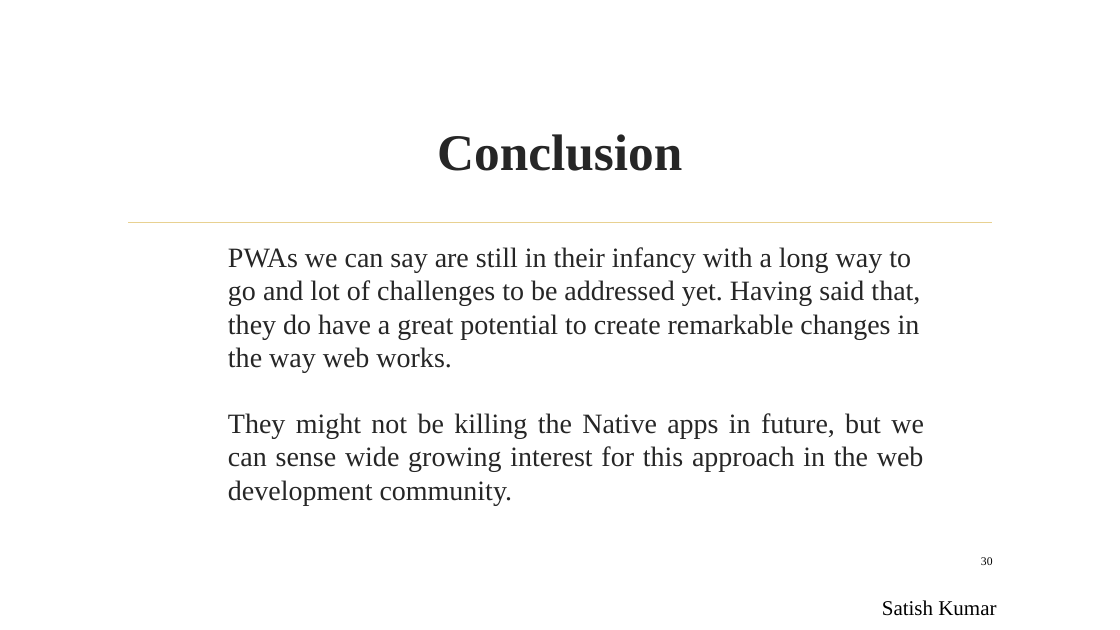
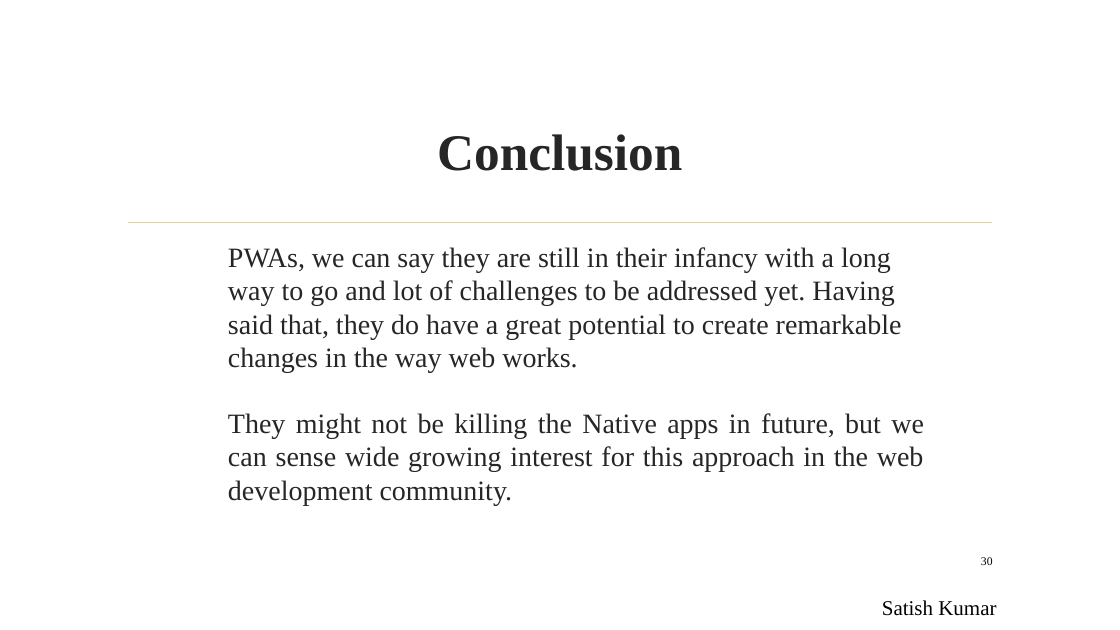
Before and after one commit to Sravani537520/WrokshopOnPWA, a slide deck: slide 30 of pptOnPWA.pptx. Drawn at 1120x630 pixels with LibreOffice and Linux fonts; fonts in the diff are those of the drawing; background and template pictures are left out. Boxes give left, top, right and bottom in pixels: in the first picture for what was removed or moved away, otherwise in the second. Text is boxed around its words. In the diff, an @@ line names an element or a change of style, - is before the commit and + after.

```diff
--- a/pptOnPWA.pptx
+++ b/pptOnPWA.pptx
@@ text at bbox=[228, 247, 902, 373]: text changed @@
-PWAs we can say are still in their infancy with a long way to go and lot of challenges to be addressed yet. Having said that, they do have a great potential to create remarkable changes in the way web works.
+PWAs, we can say they are still in their infancy with a long way to go and lot of challenges to be addressed yet. Having said that, they do have a great potential to create remarkable changes in the way web works.
```
Also in this commit, not shown: 13 other slides changed, 1 slide added, 1 slide removed.
